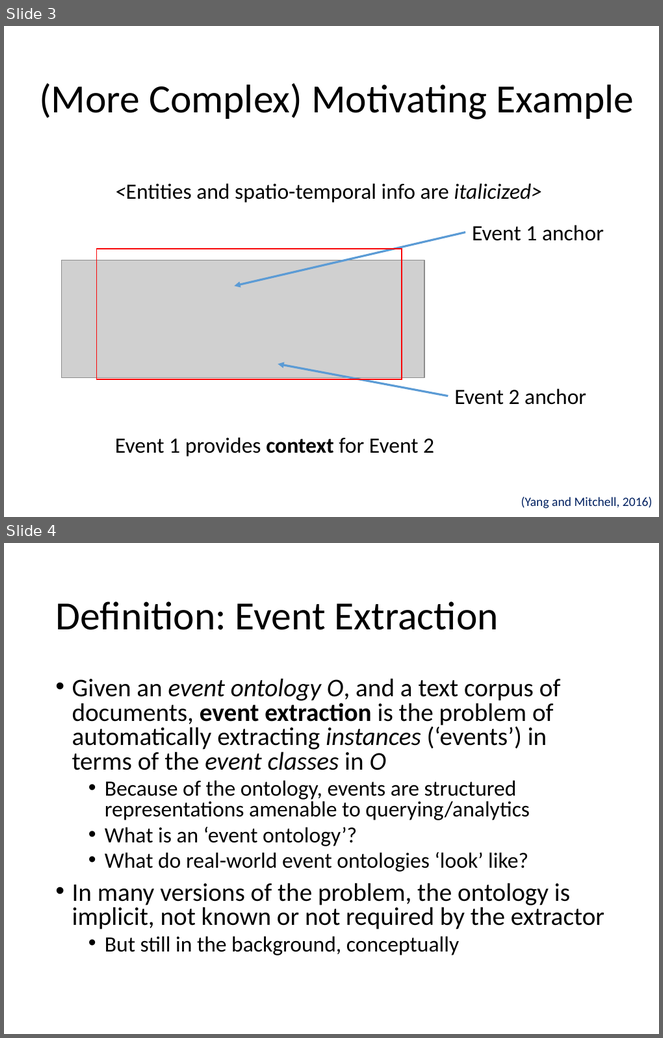
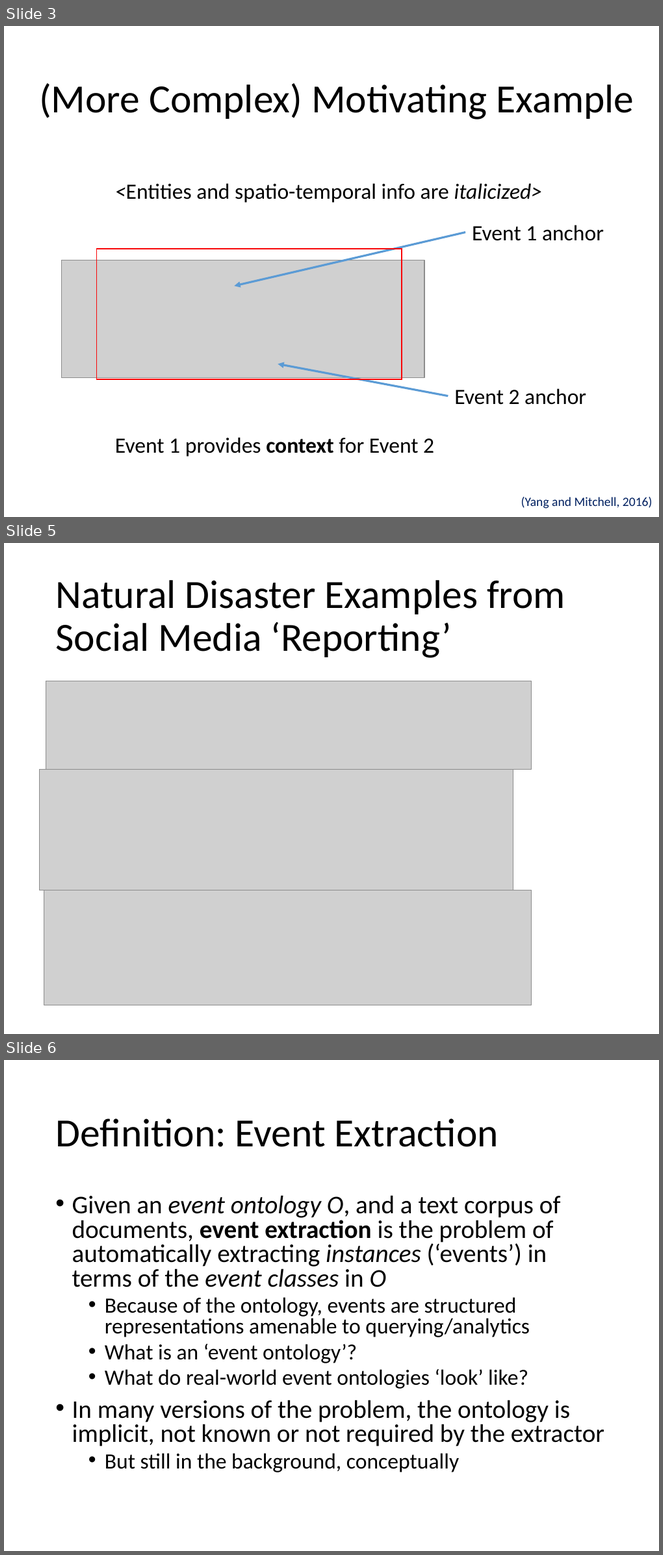
Before and after one commit to evhart/smasac-tutorial, a slide deck: slides/pptx/5-event-extraction.pptx. Shown one above the other, each under a label of ours: slides 3 and 4 before the commit, slides 3, 5 and 6 after it; the slides between them are not shown. The pictures are 663x1038 and 663x1555 pixels, drawn with LibreOffice and Linux fonts; fonts in the diff are those of the drawing; grey boxes stand for pictures. Boxes give left, top, right and bottom in pixels: in the first picture for what was removed or moved away, otherwise in the second. Text is boxed around its words. In the diff, an @@ line names an element or a change of style, - is before the commit and + after.

```diff
--- a/slides/pptx/5-event-extraction.pptx
+++ b/slides/pptx/5-event-extraction.pptx
@@ slide 5 added at [4,543,659,1034], background #FFFFFF @@
@@ title added at [55,580,566,658], 44 pt, text #000000 @@
+Natural Disaster Examples from Social Media ‘Reporting’
@@ picture added at [46,681,532,770] @@
@@ picture added at [39,770,513,890] @@
@@ picture added at [44,890,532,1006] @@
@@ what was slide 4 is now slide 6 @@
```
Also in this commit, not shown: 1 slide changed.
